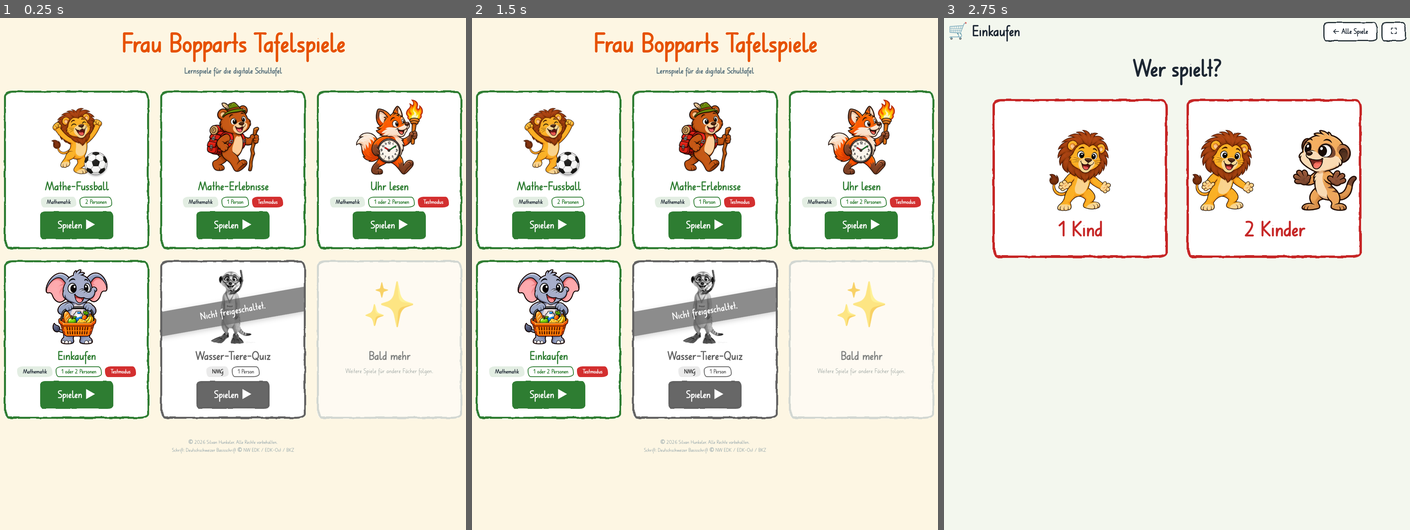
Above: before the commit, frames 1-3 (left to right).
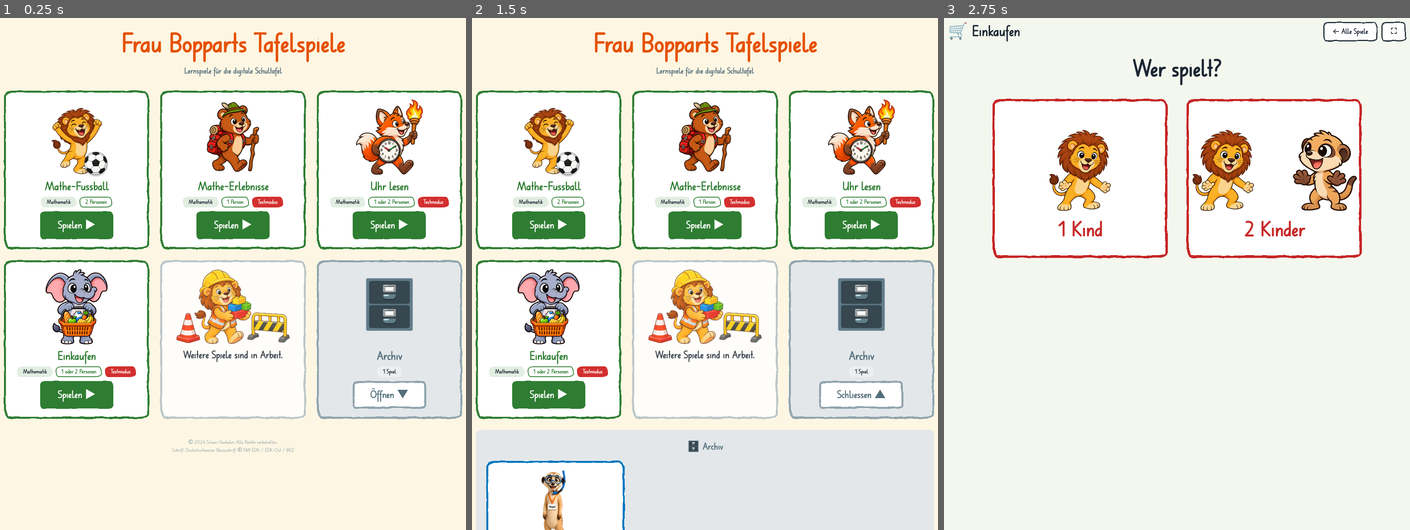
Above: after the commit, the same moments.

Repository: GitSile/frau-bopparts-tafelspiele
Game: browser game, page index.html
The game is run twice, just before and just after one commit, with the same random seed, the same clock (stepped at 60 frames per second) and the same inputs.
Inputs (mouse positions are in pixels of both pictures, inside the frame that each line leads up to):
- Up to frame 1 (0.25 s): no input
- Up to frame 2 (1.5 s): click (863, 340) at 1.27 s, where only the run after the commit has a clickable "🗄️ Archiv 1 Spiel Öffnen ▼"
- Up to frame 3 (2.75 s): click (1335, 340) at 1.87 s, where only the run after the commit has a clickable "🗄️ Archiv 1 Spiel Schliessen ▲"; click "Einkaufen Mathematik 1 oder 2…" at 2.02 s; click "⛶" at 2.47 s

The runs differ from the first frame. In frame 1, 13% of the frame differs, in the area x 34-100%, y 47-79%; in frame 2, 32%, in the area x 0-100%, y 47-100%; in frame 3, nothing differs.

Commit message:
Startseite: Wasser-Tiere-Quiz in grauen Archiv-Ordner (normal dargestellt), Kachel «Weitere Spiele sind in Arbeit.» mit Bauarbeiter-Löwe
Co-Authored-By: Claude Opus 5.5 <noreply@anthropic.com>

Diff:
--- a/index.html
+++ b/index.html
@@ -46,20 +46,16 @@
     /* Spiel im Testmodus: normal anklickbar, mit rotem Hinweis «Testmodus» bei den Fächern */
     .test { background: #d32f2f; color: #fff; }
     .kachel.bald .kachel-bild { font-size: 110px; }
-    /* Spiel noch nicht freigeschaltet: grauer, durchsichtiger Querbalken über die ganze Kachel (Spiel bleibt anklickbar) */
-    .kachel { position: relative; }
-    /* Der Balken wird knapp innerhalb der Kachel abgeschnitten; der Filzstift-Rand (::after) liegt darüber.
-       So berührt der Balken den Rand überall, überdeckt ihn aber nicht. */
-    /* Nicht freigeschaltetes Spiel: ganze Kachel grau (auch das Bild und der Rand), bleibt anklickbar */
-    .kachel.gesperrt { filter: grayscale(1); }
-    .sperre-rahmen { position: absolute; inset: 3px; border-radius: inherit; overflow: hidden; pointer-events: none; }
-    .sperre {
-      position: absolute; left: -20%; right: -20%; top: 32%; text-align: center;
-      transform: translateY(-50%) rotate(-10deg);
-      background: rgba(84, 98, 110, .72); color: #fff;
-      padding: 14px 10px; font-size: 26px; font-weight: 900; letter-spacing: .02em;
-      box-shadow: 0 4px 14px rgba(0,0,0,.18); pointer-events: none;
-    }
+    /* Archiv-Ordner: grau hinterlegt, öffnet sich beim Antippen und zeigt die archivierten Spiele */
+    .kachel.ordner { background: #e3e7ea; --filz-farbe: #90a4ae; cursor: pointer; font: inherit; border: 0; }
+    .kachel.ordner h2 { color: #546e7a; }
+    .kachel.ordner .knopf { background: #fff; color: #546e7a; }
+    .archiv { margin-top: 28px; padding: 26px; background: #e3e7ea; border-radius: var(--wackel-klein, 18px); }
+    .archiv[hidden] { display: none; }
+    .archiv h3 { margin: 0 0 18px; font-size: 26px; font-weight: 900; color: #546e7a; text-align: center; }
+    .kachel.arbeit { opacity: .85; }
+    .kachel.arbeit h2 { font-size: 28px; }
+    .kachel.arbeit .kachel-bild { width: 100%; }
     footer { margin-top: 48px; text-align: center; color: #78909c; font-size: 14px; }
   </style>
 </head>
@@ -90,7 +86,7 @@
        modus: Hinweis-Kachel mit der Anzahl Personen, z. B. «1 Person» (leer lassen, wenn keiner)
        farbe: vorerst bei allen Grün (später eine Farbe pro Fach)
        bald: true = Spiel noch im Test: anklickbar, mit rotem Hinweis «Testmodus»
-       gesperrt: true = ganze Kachel grau mit Querbalken «Nicht freigeschaltet.» (bleibt anklickbar)
+       archiv: true = Spiel liegt im grauen Archiv-Ordner (sichtbar erst nach Antippen des Ordners)
        ========================================================= */
     const SPIELE = [
       {
@@ -141,15 +137,14 @@
         link: 'spiele/wasser-tiere-quiz/index.html',
         bild: 'spiele/wasser-tiere-quiz/kachel-boppi.png',
         farbe: '#0277bd',
-        gesperrt: true   // grauer Querbalken «Nicht freigeschaltet.»
-
+        archiv: true   // liegt im Archiv-Ordner
       }
     ];
 
     const kacheln = document.getElementById('kacheln');
     const esc = s => String(s).replace(/[&<>"']/g, c => ({ '&': '&amp;', '<': '&lt;', '>': '&gt;', '"': '&quot;', "'": '&#39;' }[c]));
-    kacheln.innerHTML = SPIELE.map(s => `
-      <a class="kachel filz${s.gesperrt ? ' gesperrt' : ''}" href="${esc(s.link)}" style="--farbe:${s.farbe}; --farbe-hell:${s.farbe}22">
+    const kachel = s => `
+      <a class="kachel filz" href="${esc(s.link)}" style="--farbe:${s.farbe}; --farbe-hell:${s.farbe}22">
         <div class="kachel-bild"><img src="${esc(s.bild)}" alt="">${s.vorne ? `<img class="vorne" src="${esc(s.vorne)}" alt="">` : ''}</div>
         <h2>${esc(s.name)}</h2>
         <div class="hinweise">
@@ -159,13 +154,32 @@
         </div>
         ${s.text ? `<p>${esc(s.text)}</p>` : ''}
         <span class="knopf gross filz">Spielen ▶</span>
-        ${s.gesperrt ? '<div class="sperre-rahmen"><div class="sperre">Nicht freigeschaltet.</div></div>' : ''}
-      </a>`).join('') + `
-      <div class="kachel bald filz" aria-hidden="true">
-        <div class="kachel-bild">✨</div>
-        <h2>Bald mehr</h2>
-        <p>Weitere Spiele für andere Fächer folgen.</p>
-      </div>`;
+      </a>`;
+    const archiviert = SPIELE.filter(s => s.archiv);
+    kacheln.innerHTML = SPIELE.filter(s => !s.archiv).map(kachel).join('') + `
+      <div class="kachel bald arbeit filz" aria-hidden="true">
+        <div class="kachel-bild"><img src="bilder/baustelle.png" alt=""></div>
+        <h2>Weitere Spiele sind in Arbeit.</h2>
+      </div>` + (archiviert.length ? `
+      <button type="button" class="kachel ordner filz" id="ordner" aria-expanded="false" aria-controls="archiv">
+        <div class="kachel-bild" style="font-size:120px">🗄️</div>
+        <h2>Archiv</h2>
+        <div class="hinweise"><span class="fach">${archiviert.length} ${archiviert.length === 1 ? 'Spiel' : 'Spiele'}</span></div>
+        <span class="knopf gross filz" id="ordner-knopf">Öffnen ▼</span>
+      </button>` : '');
+    if (archiviert.length) {
+      const archiv = document.createElement('section');
+      archiv.className = 'archiv'; archiv.id = 'archiv'; archiv.hidden = true;
+      archiv.innerHTML = '<h3>🗄️ Archiv</h3><nav class="kacheln" aria-label="Archivierte Spiele">' + archiviert.map(kachel).join('') + '</nav>';
+      kacheln.after(archiv);
+      const ordner = document.getElementById('ordner');
+      ordner.addEventListener('click', () => {
+        archiv.hidden = !archiv.hidden;
+        ordner.setAttribute('aria-expanded', String(!archiv.hidden));
+        document.getElementById('ordner-knopf').textContent = archiv.hidden ? 'Öffnen ▼' : 'Schliessen ▲';
+        if (!archiv.hidden) archiv.scrollIntoView({ behavior: 'smooth', block: 'start' });
+      });
+    }
   </script>
   <script data-goatcounter="https://sile.goatcounter.com/count" async src="https://gc.zgo.at/count.js"></script>
 </body>
Binary file added: bilder/baustelle.png
